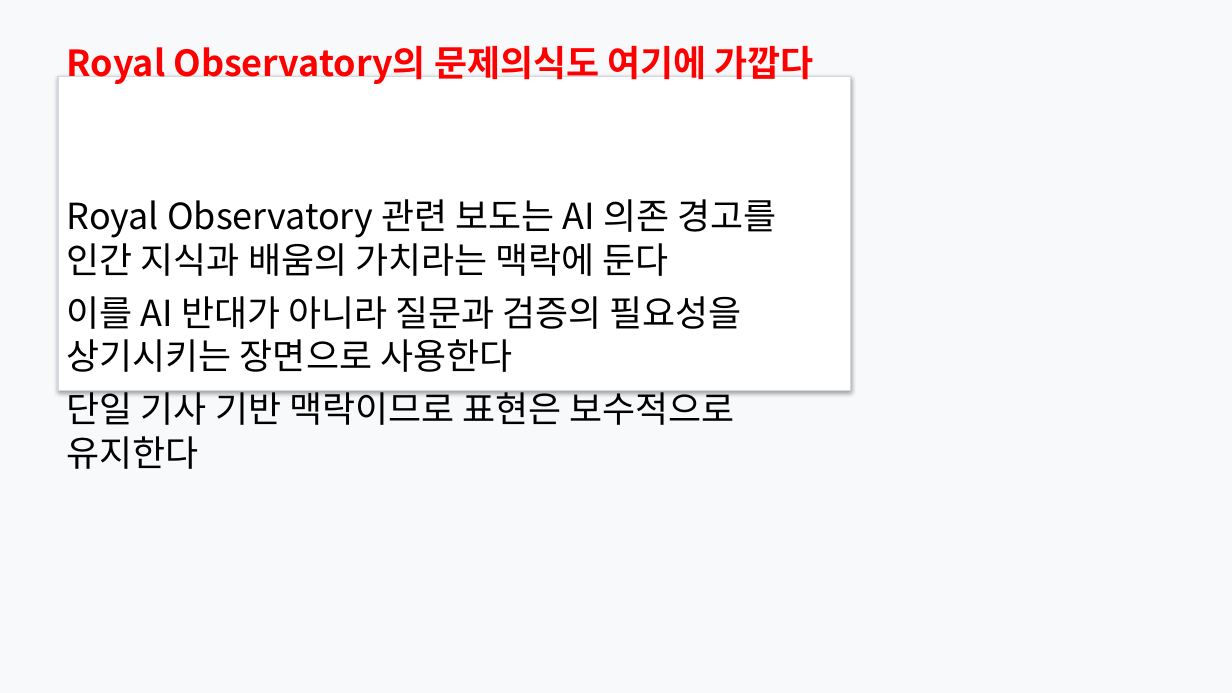
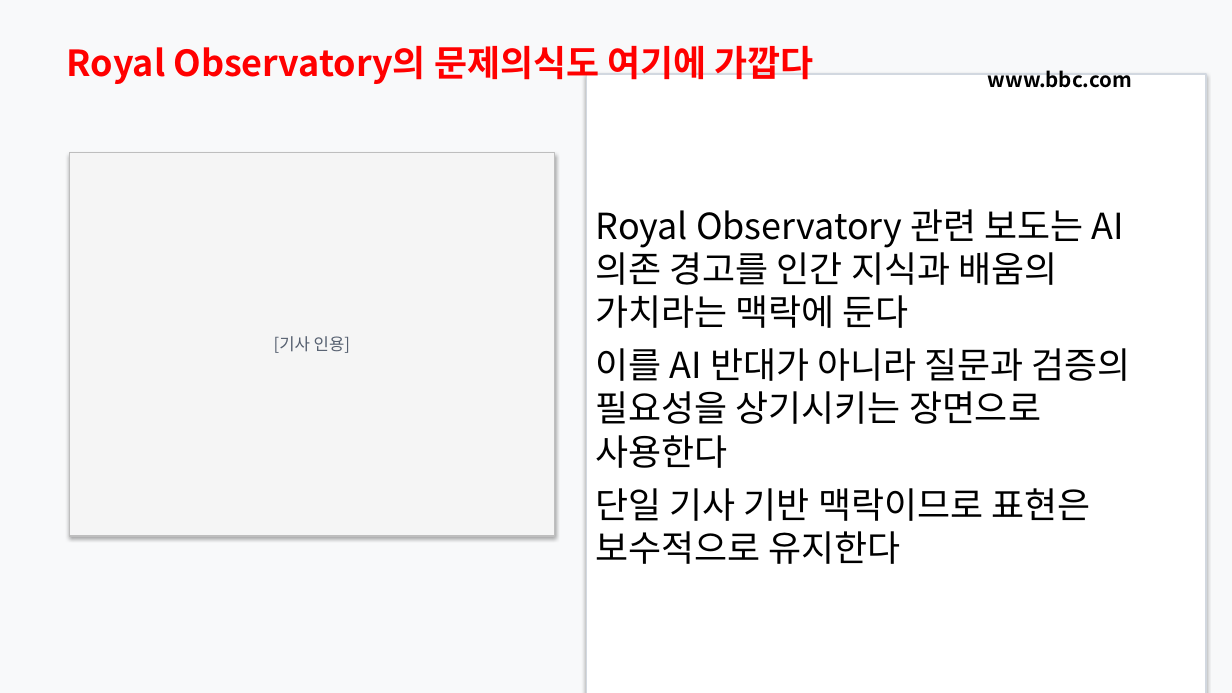
Before and after one commit to Rlearnchan/luddite, a slide deck: slide 11 of outputs/pptx/ai_knowledge_institution_styled_draft.pptx. Drawn at 1232x693 pixels with LibreOffice and Linux fonts; fonts in the diff are those of the drawing. Boxes give left, top, right and bottom in pixels: in the first picture for what was removed or moved away, otherwise in the second. Text is boxed around its words. In the diff, an @@ line names an element or a change of style, - is before the commit and + after.

```diff
--- a/outputs/pptx/ai_knowledge_institution_styled_draft.pptx
+++ b/outputs/pptx/ai_knowledge_institution_styled_draft.pptx
@@ rectangle removed at bbox=[58, 77, 851, 391] @@
@@ rectangle added at bbox=[587, 74, 1206, 693], fill #FFFFFF, outline #D2D8E0 1.2 pt @@
@@ text added at bbox=[988, 70, 1132, 88], 16 pt, text #000000, bold @@
+www.bbc.com
@@ rectangle added at bbox=[69, 152, 555, 536], fill #F5F5F5, outline #BEBEBE 1 pt, 13 pt, text #566070 @@
+[기사 인용]
@@ text "Royal Observatory 관련 보도는 AI ..." rewrapped from bbox=[67, 199, 776, 425] to bbox=[596, 209, 1130, 564] @@
```
Also in this commit, not shown: 6 other slides changed, 8 other files.
